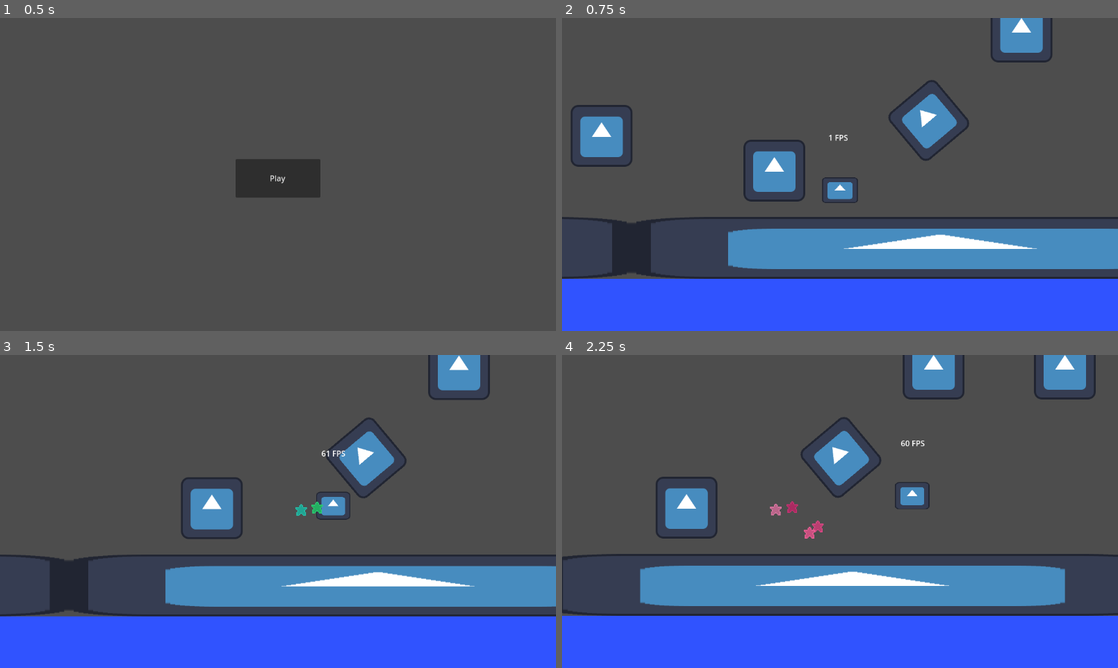
Above: before the commit, frames 1-4 (two rows, left to right).
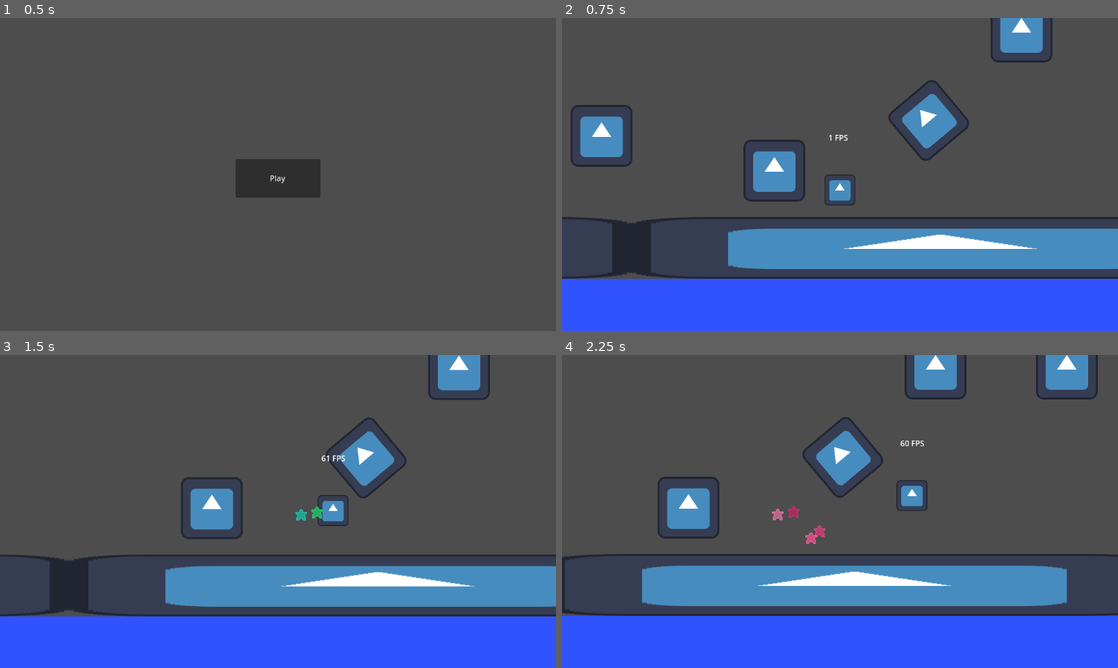
Above: after the commit, the same moments.

Repository: devmanso/gd4platformer2d
Game: Godot game, scene res://world/main_menu.tscn
Two runs of this game, one before a commit and one after it. Both use one fixed random seed, a clock stepped at 60 frames per second and the inputs below. The engine's default icon, where the game draws it, is replaced by a stand-in: a white triangle on a blue panel in a dark square.
Inputs (mouse positions are in pixels of both pictures, inside the frame that each line leads up to):
- Up to frame 1 (0.5 s): no input
- Up to frame 2 (0.75 s): click "Play" at 0.5 s
- Up to frame 3 (1.5 s): tap Enter (ui_accept) at 1.25 s; move the mouse to (400, 495) at 1.27 s; hold Right (ui_right) from 1.28 s (still down); tap Shift (dash) at 1.35 s; click (400, 495) at 1.42 s
- Up to frame 4 (2.25 s): tap Enter (ui_accept) at 1.52, 1.55, 1.82 s; release Right (ui_right) at 2 s; drag from (728, 527) to (812, 574) at 2.02 s

Frame 1 is identical in both runs. In frame 2, 0.2% of the frame differs, in the area x 46-54%, y 50-60%; in frame 3, 0.5%; in frame 4, 2.2%, in the area x 0-97%, y 0-83%.

Commit message:
remove old water code

Diff:
--- a/player/player.gd
+++ b/player/player.gd
@@ -1,6 +1,5 @@
 extends CharacterBody2D
 
-@onready var water : ColorRect = get_parent().get_node("Water")
 @onready var cursor : Node2D = $Cursor
 @onready var camera : Camera2D = $Camera
 @onready var hurtbox : CollisionShape2D = $Hurtbox
@@ -12,10 +11,6 @@
 @onready var dash_particle : CPUParticles2D = $DashParticle
 @onready var bubble_particle : CPUParticles2D = $BubbleParticle
 @onready var deathscreen : Control = $Camera/PositionController/DeathScreen
-# Control node's don't inherit from Node2d, so they don't have a position
-# We can get around this by making the deathscreen (a Control object)
-# a child of a deathscreen_position (A node2d) object, and control the position
-# through that instead. Same goes for all of the other UI element stuff
 @onready var deathscreen_position : Node2D = $Camera/PositionController
 @onready var restart_button_position : Node2D = $Camera/RestartButtonController
 @onready var restart_button : Button = $Camera/RestartButtonController/RestartButton
@@ -59,17 +54,6 @@
 var dead : bool = false
 var show_cursor : bool = false
 
-func is_in_water() -> bool:
-	# check if water is in scenetree:
-	if water == null:
-		push_error("water (ColorRect) node not found in scene")
-		return false
-	elif position.y > water.get_water_level():
-			return true
-	else:
-		return false
-
-
 func get_speed() -> float:
 	return SPEED
 
@@ -90,31 +74,22 @@
 func give_powerup(powerup : String) -> void:
 	current_powerup = powerup
 
-# don't use this to kill the player, use die() instead
 func set_health(value : int) -> void:
 	health = clamp(value, 0, 100)
 
 func get_health() -> int:
 	return health
 
-#TODO: implement other ui and buttons for later
-# might not even need this function, could use Curve's instead?
-# OR: place each menu option farther away from each other, and have slide-in
-# at the same pace, such that they will all come in at different times
 func is_menu_option_in_position(menu_option : String) -> bool:
-
 	if menu_option == "death":
 		if deathscreen_position.position.distance_to(Vector2(-320,-224)) < 5:
 			return true
-
 	return false
 
-#TODO: implement restart and other functionality later
 func die() -> void:
 	deathscreen.choose_random_game_over_text()
 	camera.die()
 	deathscreen.show()
-	#deathscreen_slidein = true
 	dash_particle.emitting = false
 	bubble_particle.emitting = false
 	dead = true
@@ -139,7 +114,6 @@
 			func():
 				sprite.self_modulate = color
 		)
-	# Reset to regular after rainbow finishes
 	get_tree().create_timer(rainbow_time).timeout.connect(
 		func():
 		sprite.self_modulate = regular_color
@@ -157,14 +131,10 @@
 	input_dir.y = Input.get_axis("ui_up", "ui_down")
 
 	if input_dir == Vector2.ZERO:
-		# Default dash direction if no input (usually forward)
 		input_dir.x = current_direction if current_direction != 0 else 1.0
 
 	input_dir = input_dir.normalized()
-
-	# Combine the dash speed with the platform's current speed
 	var plat_velo = get_platform_velocity()
-
 	velocity = (input_dir * dash_speed) + (plat_velo * fling)
 	rainbow()
 	camera.start_shake(3)
@@ -172,25 +142,16 @@
 func _ready() -> void:
 	randomize()
 	bubble_particle.emitting = false
-	# set offscreen then hide, when the player dies, we'll
-	# slide it back into view (where position.x = 0), and show it
-	#deathscreen_position.position.x = -3000
-	#restart_button_position.position.x = -4000
 	deathscreen.hide()
 	cursor.hide()
 
 func _process(delta: float) -> void:
-	# TODO: use a singleton script to turn debug settings on/off instead of
-	# commenting them out or using a variable
 	fps_display.text = str(Engine.get_frames_per_second()) + " FPS"
 
 	if Input.is_action_just_pressed("ui_cancel"):
 		show_cursor = !show_cursor
 
-	if show_cursor or dead:
-		Input.mouse_mode = Input.MOUSE_MODE_VISIBLE
-	else:
-		Input.mouse_mode = Input.MOUSE_MODE_HIDDEN
+	Input.mouse_mode = Input.MOUSE_MODE_VISIBLE if show_cursor or dead else Input.MOUSE_MODE_HIDDEN
 
 	var joystick_input = Vector2(
 		Input.get_joy_axis(0, JOY_AXIS_RIGHT_X),
@@ -204,57 +165,29 @@
 		cursor.set_cursor_position(get_local_mouse_position())
 		camera.set_target_position(cursor.position)
 
-	# for debug purposes! allow_restarts should be false for builds
-	# or finished levels
 	if Input.is_action_pressed("restart") and allow_restarts:
 		get_tree().reload_current_scene()
 
-	if is_in_water():
-		bubble_particle.emitting = true
-	else:
-		bubble_particle.emitting = false
-
 	if health <= 0:
 		die()
 
 	if dead:
 		restart_button_position.show()
-		#deathscreen_position.show()
 	else:
 		deathscreen_position.hide()
 		restart_button_position.hide()
 
-	#if deathscreen_slidein:
-		## t = 0.08. 5 * 0.016 (60fps) = 0.08
-		#deathscreen_position.position.x = lerp(deathscreen_position.position.x, death_message_target_xposition, 5 * delta)
-		## instead of having them both slide in, I want the restart button to slide in, 1 second after the deathscreen is in position
-		##restart_button_position.position.x = lerp(restart_button_position.position.x, menu_button_target_xpositions, 5 * delta)
-		#if is_menu_option_in_position("death"):
-			#restart_button_position.position.x = lerp(restart_button_position.position.x, menu_button_target_xpositions, 10 * delta)
-
 func _physics_process(delta: float) -> void:
-
-	if get_health() == 0:
-		can_move = false
-	else:
-		can_move = true
+	can_move = get_health() != 0
 
 	if can_move:
-
-		# Add the gravity.
 		if not is_on_floor():
 			velocity += get_gravity() * delta
 
-		# Handle jump.
 		if Input.is_action_just_pressed("ui_accept") and is_on_floor():
 			var plat_velo = get_platform_velocity()
-			# base jump
 			velocity.y = JUMP_VELOCITY
-
-			# This flings you forward if the platform is moving sideways
 			velocity.x += plat_velo.x
-
-			# If the platform is moving UP, add that speed to the jump height
 			if plat_velo.y < 0:
 				velocity.y += plat_velo.y
 			facing_down = false
@@ -263,29 +196,13 @@
 			velocity.y += DOWNFORCE * delta
 			facing_down = true
 
-		if is_on_floor() and abs(velocity.y) < 10 and !Input.is_action_pressed("ui_down"):
-			sprite.scale = sprite.scale.lerp(player_scale, 10 * delta)
-			# scale down the hurtbox too
-			hurtbox.set_scale(player_scale)
-		elif is_on_floor() and abs(velocity.y) < 10 and Input.is_action_pressed("ui_down"):
-			sprite.scale = sprite.scale.lerp(player_scale_down_squash_compressed, 10 * delta)
-			hurtbox.set_scale(player_scale_down_squash_compressed)
-		else:
-			if velocity.y < 0:
-				sprite.scale = sprite.scale.lerp(player_scale_up_squash, 10 * delta)
-				hurtbox.set_scale(player_scale_up_squash)
-			else:
-				sprite.scale = sprite.scale.lerp(player_scale_down_squash, 10 * delta)
-				hurtbox.set_scale(player_scale_down_squash)
-
 		var direction := Input.get_axis("ui_left", "ui_right")
 		current_direction = direction
+
 		if direction:
-			#velocity.x = direction * SPEED
 			velocity.x = lerp(velocity.x, direction * SPEED, acceleration)
 		else:
 			velocity.x = lerp(velocity.x, 0.0, friction)
-			#velocity.x = move_toward(velocity.x, 0, SPEED)
 
 		if is_on_floor():
 			can_dash = true
@@ -299,19 +216,6 @@
 			should_emit_dash_trail = false
 			dash_particle.emitting = false
 
-# signal shit should go here
-
-func _on_damage_timer_timeout() -> void:
-	if is_in_water():
-		set_health(health-10)
-		sprite.self_modulate = hurt_color
-		if get_health() != 0:
-			camera.start_shake(5)
-
-func _on_reset_sprite_timer_timeout() -> void:
-	if !is_in_water():
-		sprite.self_modulate = regular_color
-
 func _on_restart_button_pressed() -> void:
 	get_tree().reload_current_scene()
 
@@ -320,6 +224,3 @@
 
 func _on_dash_particle_timer_timeout() -> void:
 	pass
-	#var index = randf_range(0, colors.size())
-	#dash_circle_particle.position.y = randf_range(-20, 20)
-	#dash_circle_particle.self_modulate = colors[index]
